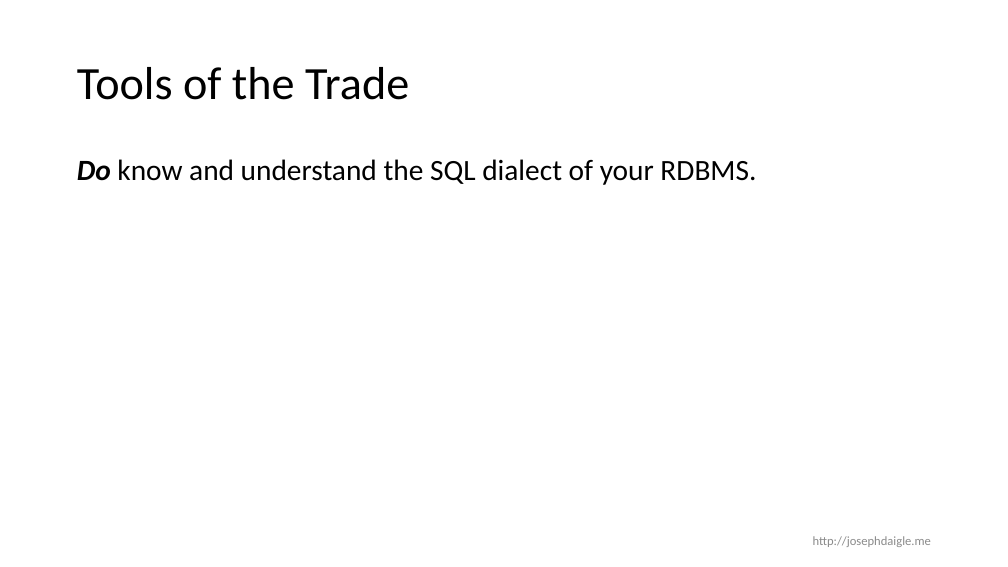
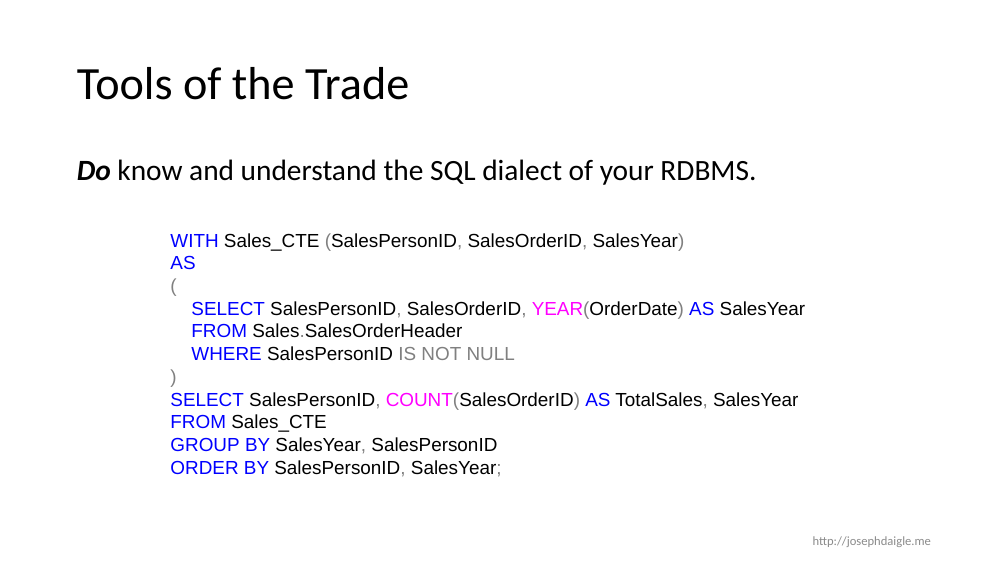
Before and after one commit to jdaigle/talks, a slide deck: slide 30 of DataAccessForPerfJunkies/DataAccessForPerJunkies.pptx (slide 29 before the commit). Drawn at 1008x567 pixels with LibreOffice and Linux fonts; fonts in the diff are those of the drawing. Boxes give left, top, right and bottom in pixels: in the first picture for what was removed or moved away, otherwise in the second. Text is boxed around its words. In the diff, an @@ line names an element or a change of style, - is before the commit and + after.

```diff
--- a/DataAccessForPerfJunkies/DataAccessForPerJunkies.pptx
+++ b/DataAccessForPerfJunkies/DataAccessForPerJunkies.pptx
@@ text added at <box>170,233,805,477</box>, 18 pt, text #000000 @@
+WITH Sales_CTE (SalesPersonID, SalesOrderID, SalesYear)
+AS
+(
+SELECT SalesPersonID, SalesOrderID, YEAR(OrderDate) AS SalesYear
+FROM Sales.SalesOrderHeader
+WHERE SalesPersonID IS NOT NULL
+)
+SELECT SalesPersonID, COUNT(SalesOrderID) AS TotalSales, SalesYear
+FROM Sales_CTE
+GROUP BY SalesYear, SalesPersonID
+ORDER BY SalesPersonID, SalesYear;
```
Also in this commit, not shown: 14 other slides changed, 1 slide added.
